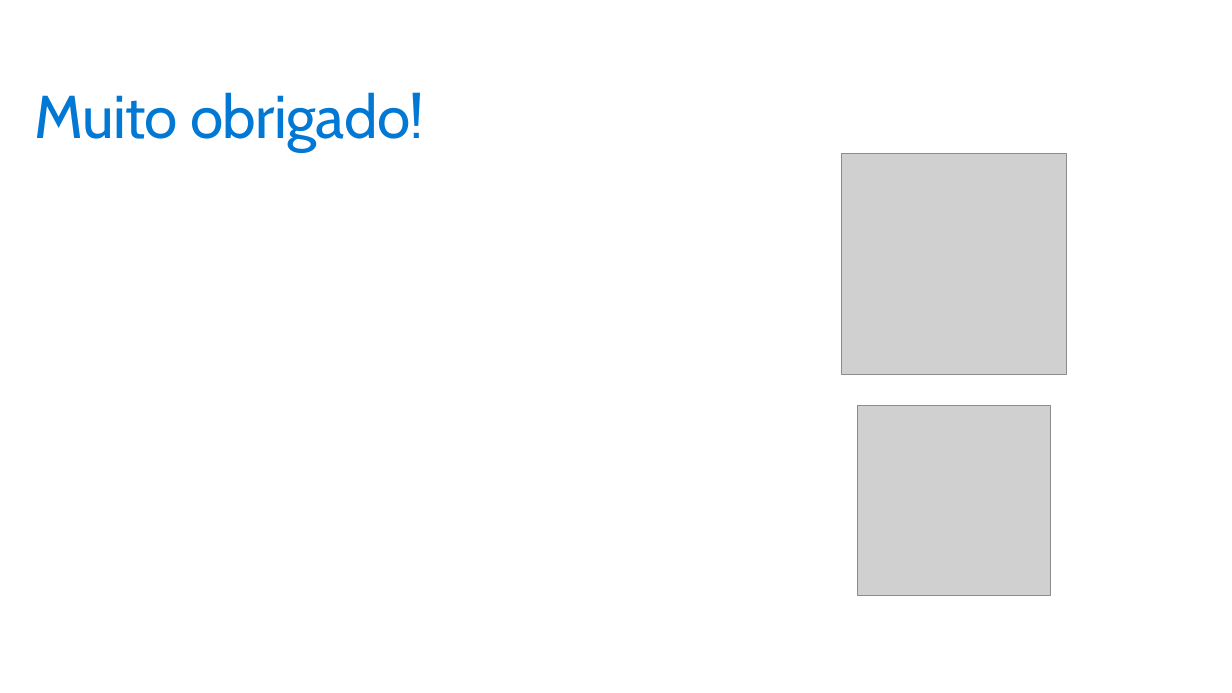
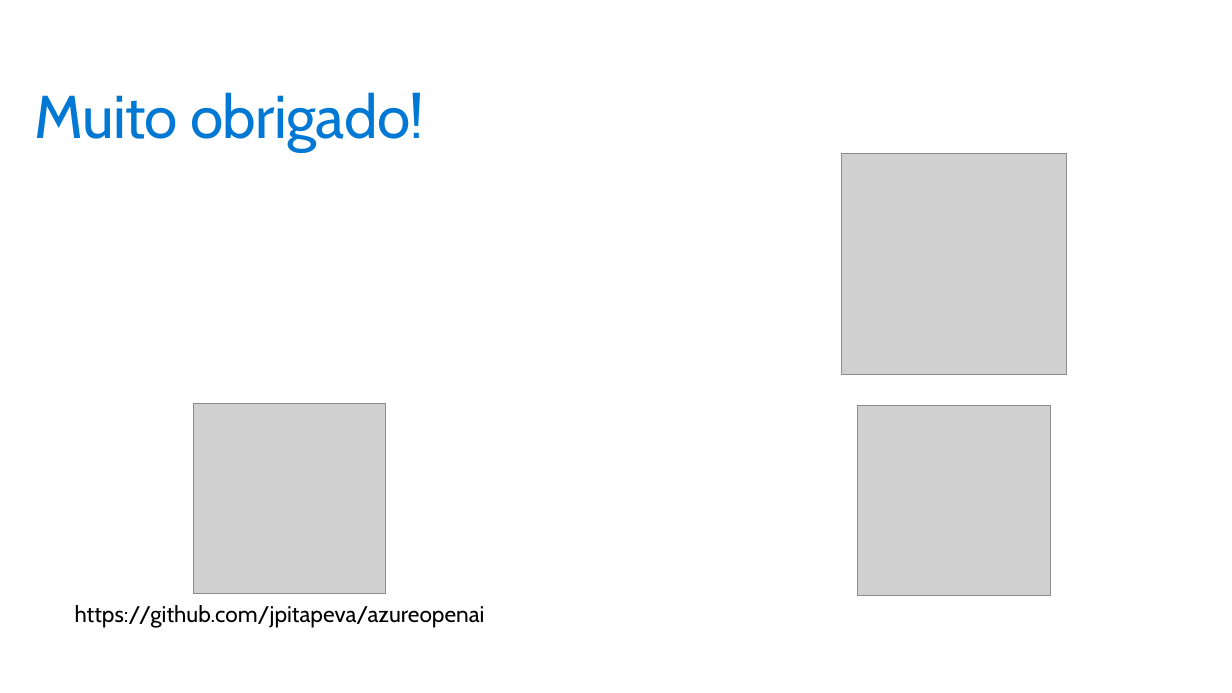
Before and after one commit to jpitapeva/azureopenai, a slide deck: slide 23 of AzureOpenAI.pptx. Drawn at 1232x693 pixels with LibreOffice and Linux fonts; fonts in the diff are those of the drawing; grey boxes stand for pictures; background and template pictures are left out. Boxes give left, top, right and bottom in pixels: in the first picture for what was removed or moved away, otherwise in the second. Text is boxed around its words. In the diff, an @@ line names an element or a change of style, - is before the commit and + after.

Commit message:
edita slide

```diff
--- a/AzureOpenAI.pptx
+++ b/AzureOpenAI.pptx
@@ picture added at bbox=[194, 403, 387, 593] @@
@@ text added at bbox=[75, 605, 485, 628], 18 pt, text #000000 @@
+https://github.com/jpitapeva/azureopenai
```
